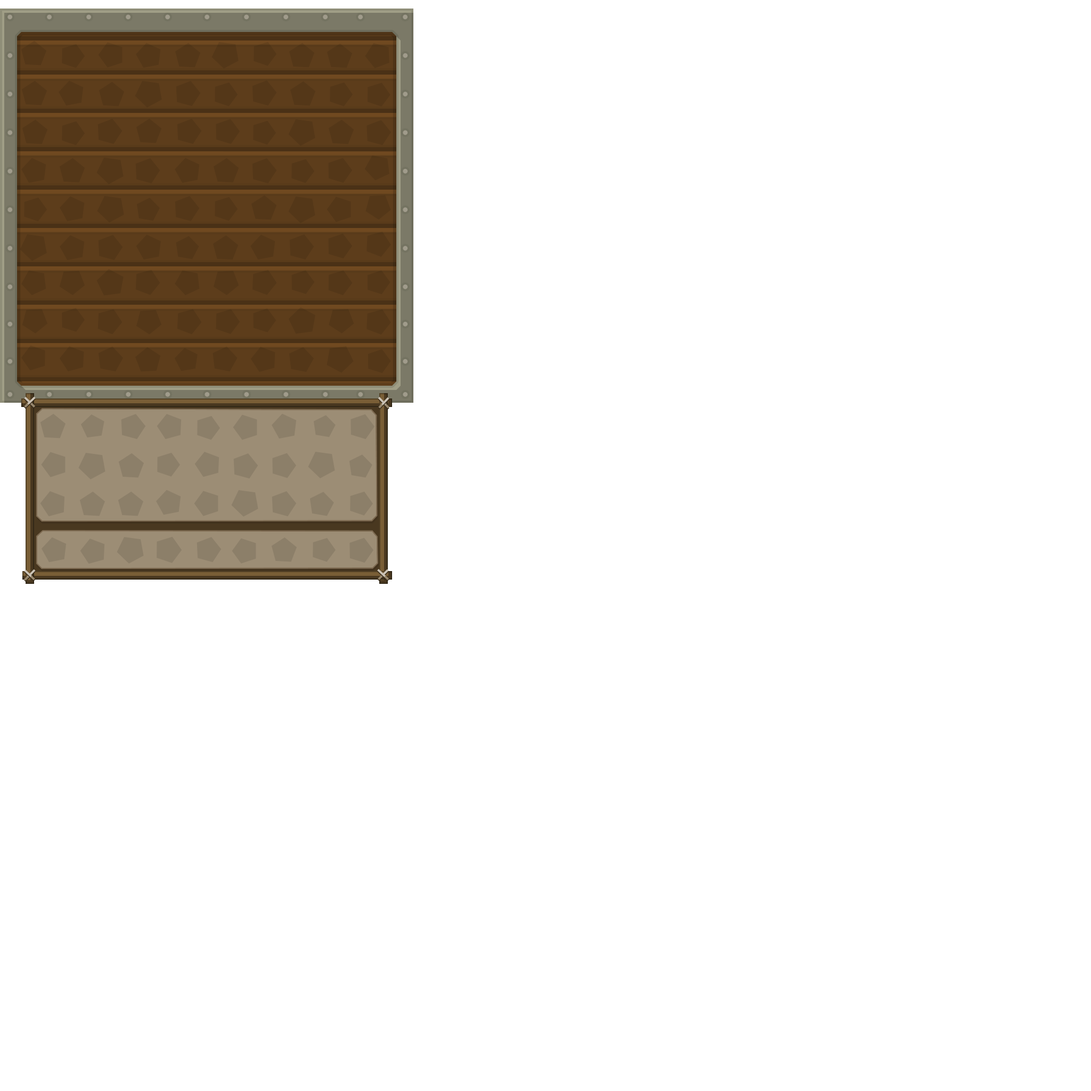
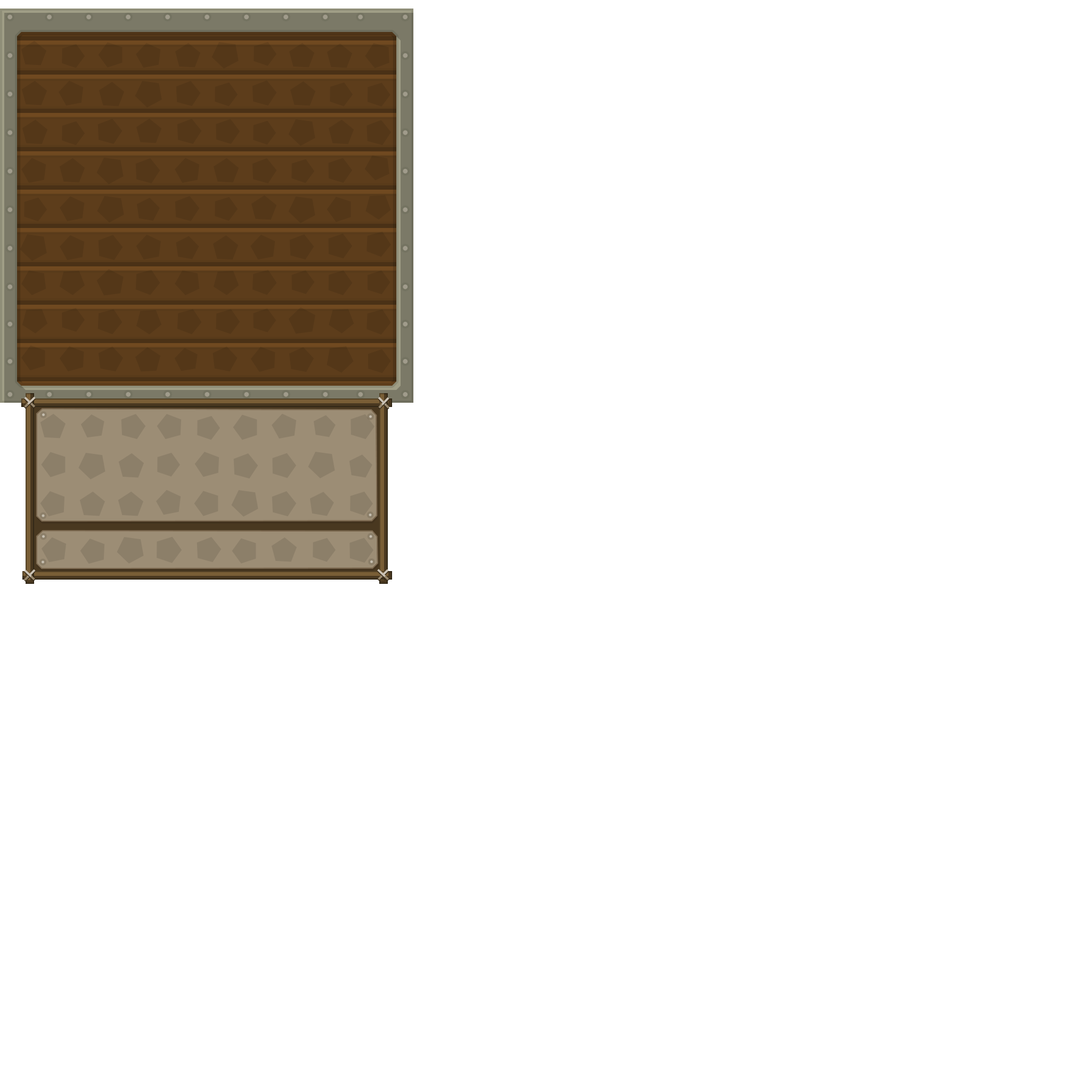
Revision of a layered (1091, 1091) image; what changed, layer by layer:
added layer "Forme 21" in group "inventaire" over [41, 413, 374, 564]
painted on "Forme 20", unmasked it over [39, 411, 376, 565]
painted on "Forme 19", unmasked it over [39, 411, 376, 567]
painted on "Forme 14", unmasked it over [39, 411, 376, 567]
